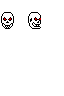
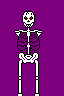
The second 64 × 96 image is a revision of the first. Changes to its layers:
hid "New Layer#9", painted on it over <box>0,0,64,96</box>
painted on "New Layer#8" over <box>16,12,41,51</box>
showed "Background" over <box>8,0,47,96</box>
